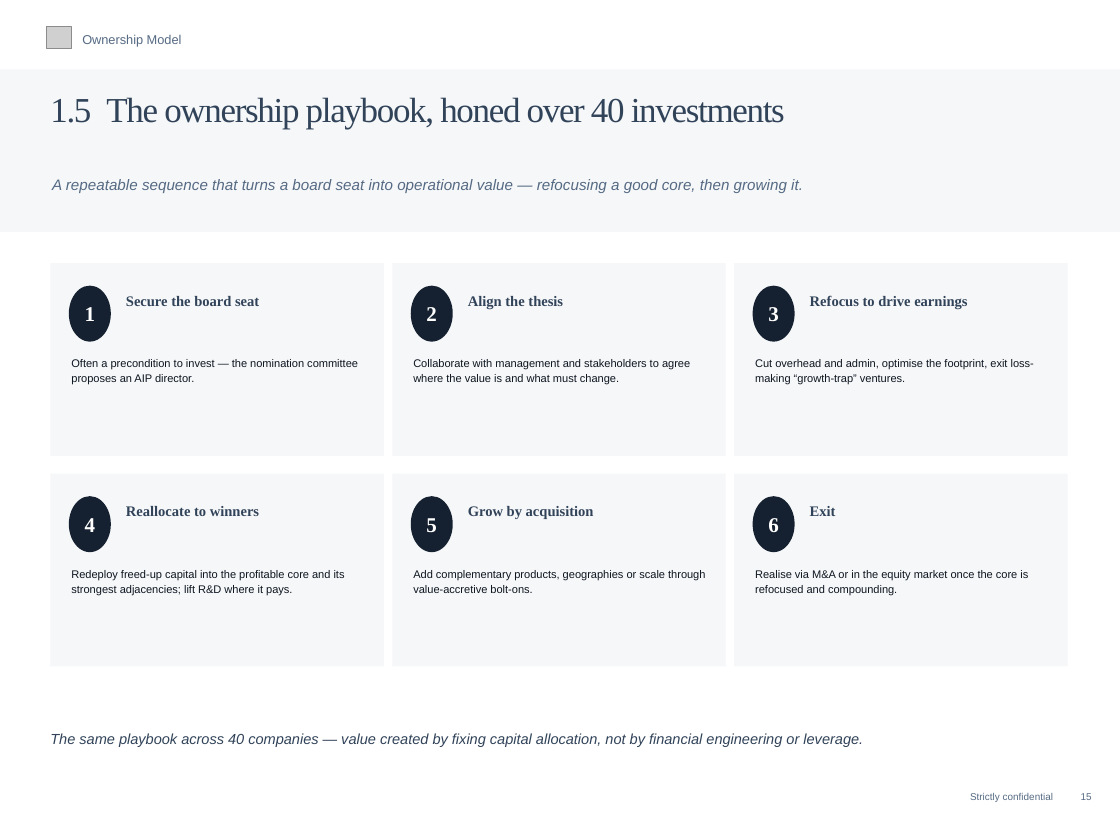
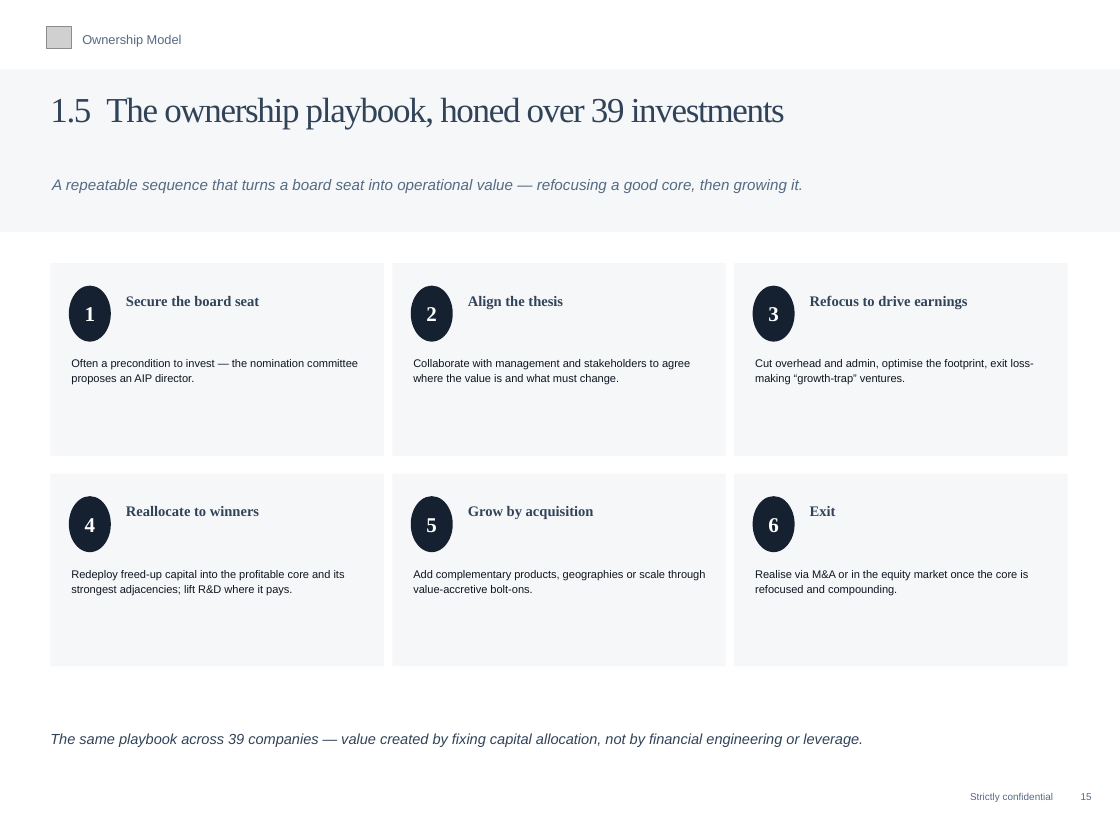
Before and after one commit to charette-lab/Claude, a slide deck: slide 18 of Athanase_Engaged_Ownership_Allocator_Deck.pptx. Drawn at 1120x840 pixels with LibreOffice and Linux fonts; fonts in the diff are those of the drawing; grey boxes stand for pictures. Boxes give left, top, right and bottom in pixels: in the first picture for what was removed or moved away, otherwise in the second. Text is boxed around its words. In the diff, an @@ line names an element or a change of style, - is before the commit and + after.

```diff
--- a/Athanase_Engaged_Ownership_Allocator_Deck.pptx
+++ b/Athanase_Engaged_Ownership_Allocator_Deck.pptx
@@ text at [50, 97, 785, 129]: text changed @@
-1.5 The ownership playbook, honed over 40 investments
+1.5 The ownership playbook, honed over 39 investments
@@ text at [50, 733, 863, 747]: text changed @@
-The same playbook across 40 companies — value created by fixing capital allocation, not by financial engineering or leverage.
+The same playbook across 39 companies — value created by fixing capital allocation, not by financial engineering or leverage.
```
Also in this commit, not shown: 3 other slides changed, 1 other file.
